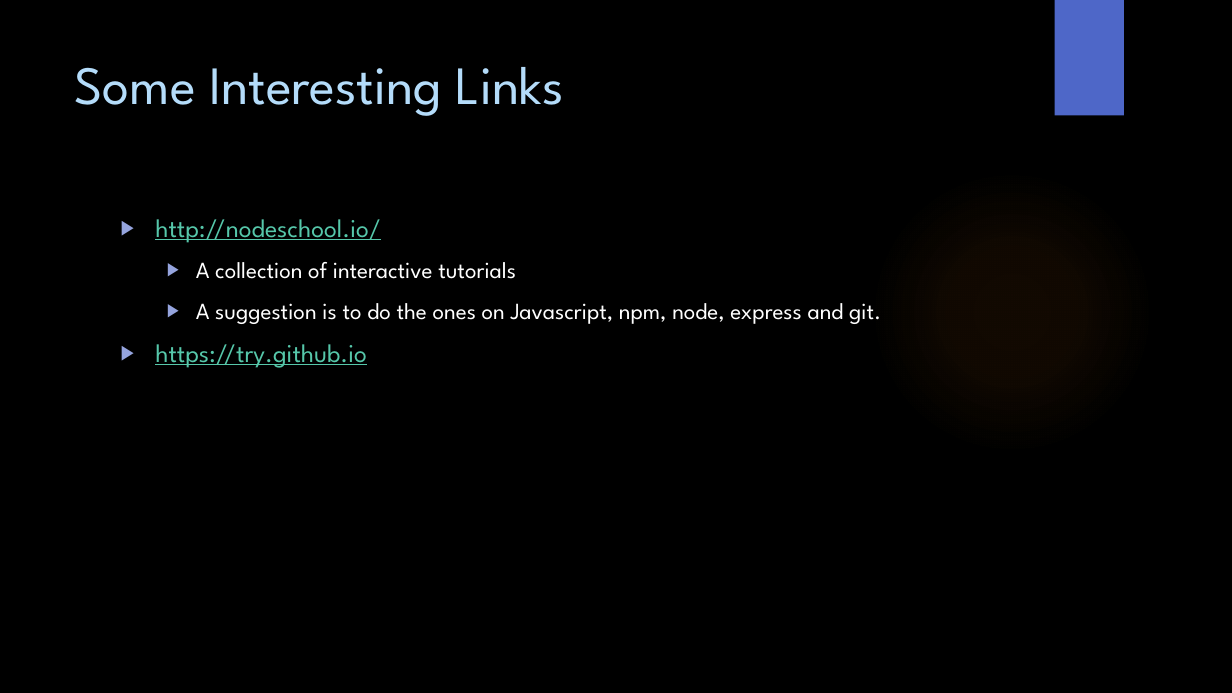
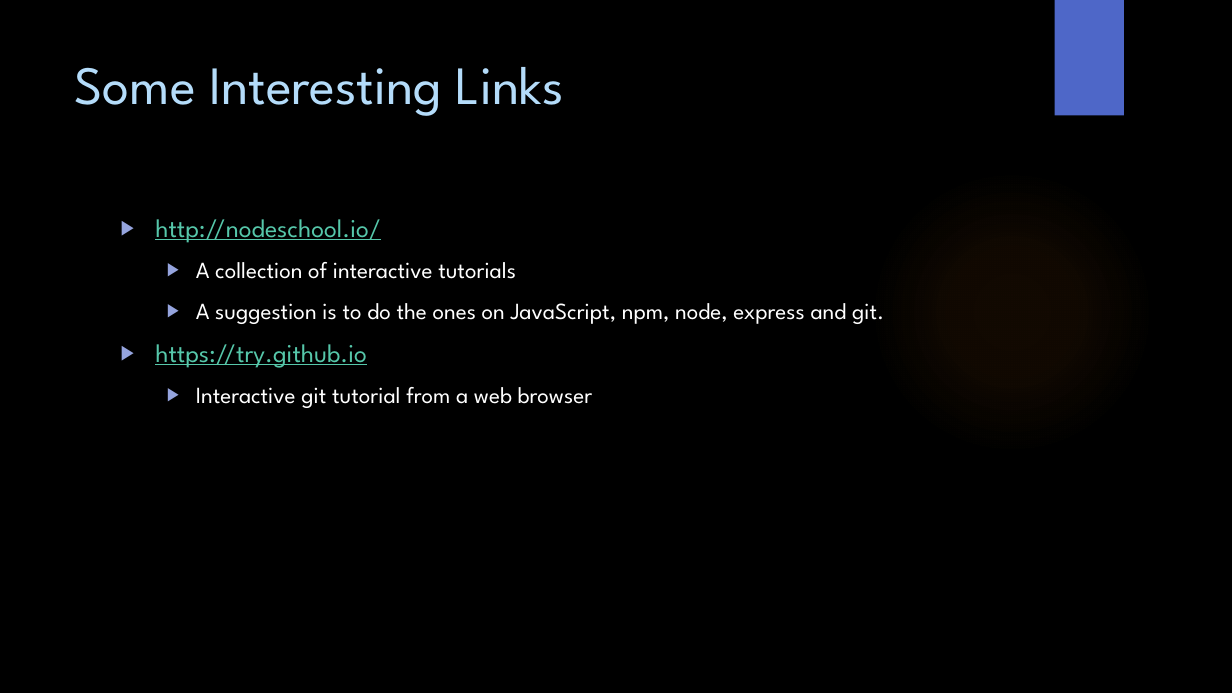
Before and after one commit to WitsSoftDev/SoftDev2016, a slide deck: slide 3 of Session 1/Softdev Session 1 2016.pptx. Drawn at 1232x693 pixels with LibreOffice and Linux fonts; fonts in the diff are those of the drawing; background and template pictures are left out. Boxes give left, top, right and bottom in pixels: in the first picture for what was removed or moved away, otherwise in the second. Text is boxed around its words. In the diff, an @@ line names an element or a change of style, - is before the commit and + after.

```diff
--- a/Session 1/Softdev Session 1 2016.pptx
+++ b/Session 1/Softdev Session 1 2016.pptx
@@ text at (x1=196, y1=303, x2=884, y2=324): text changed @@
-  ▶ A suggestion is to do the ones on Javascript, npm, node, express and git.
+  ▶ A suggestion is to do the ones on JavaScript, npm, node, express and git.
@@ text at (x1=196, y1=387, x2=592, y2=408): paragraph added @@
+  ▶ Interactive git tutorial from a web browser
```
Also in this commit, not shown: 2 other slides changed, 3 slides added, 1 other file.
